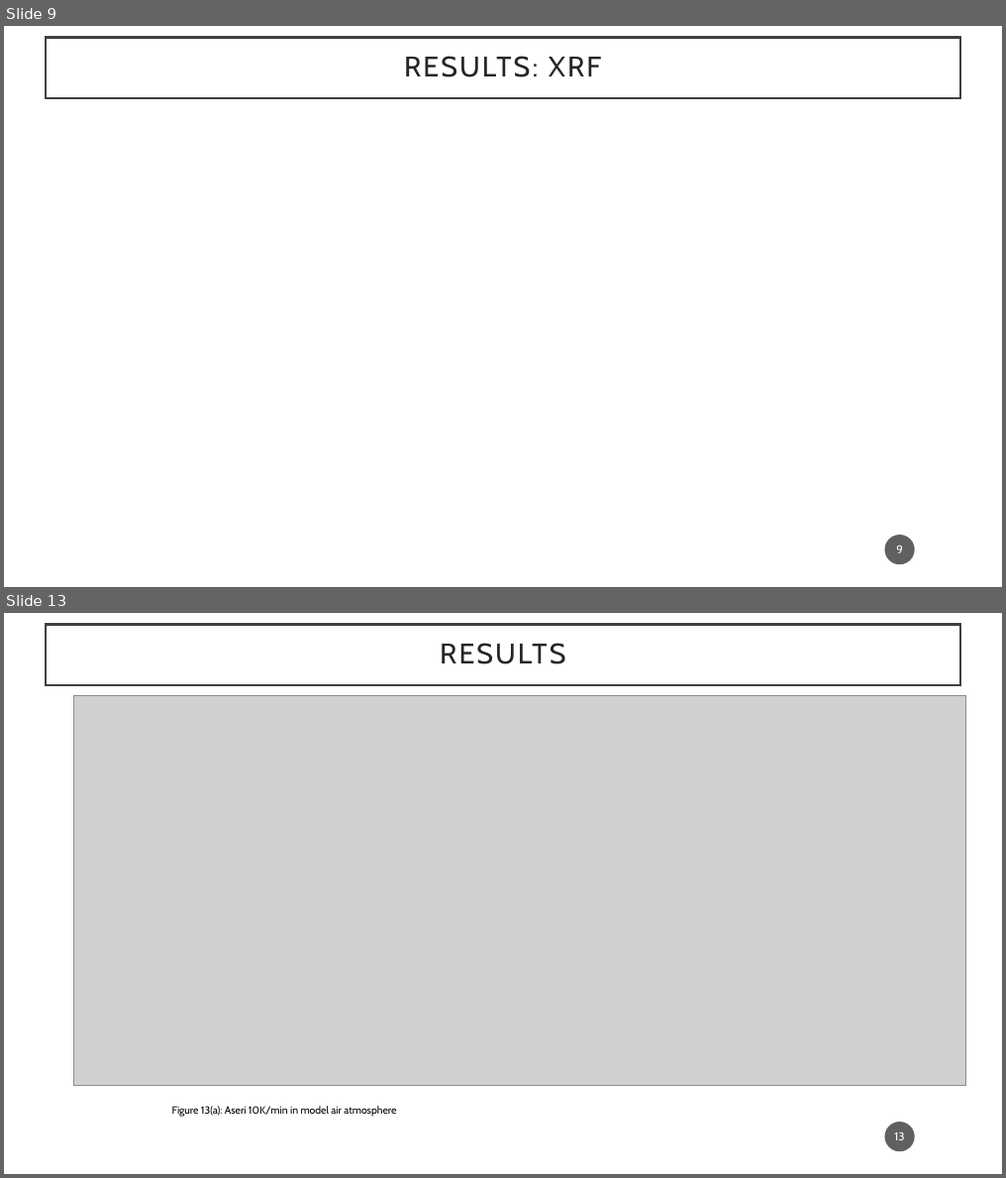
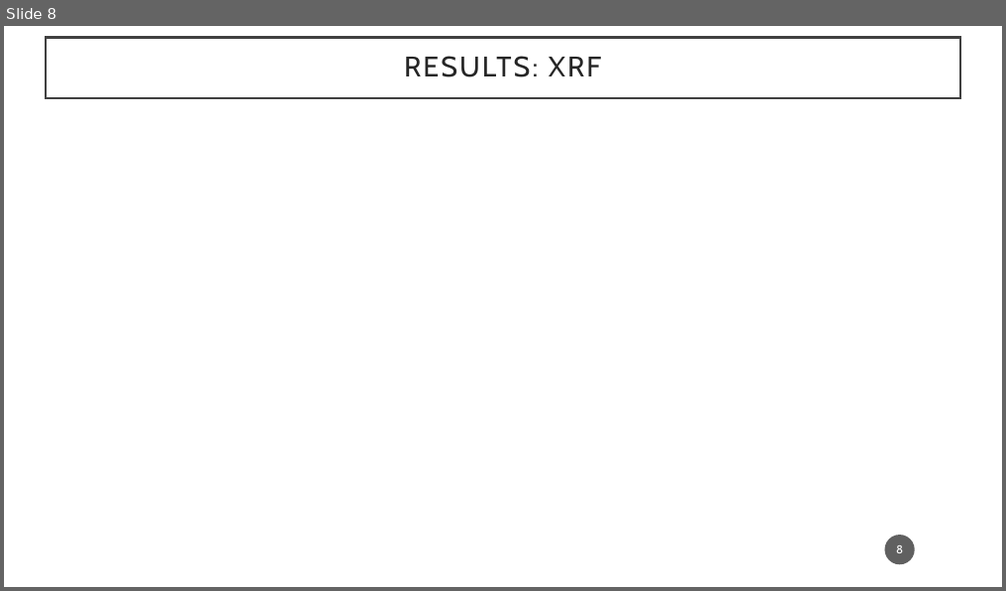
Before and after one commit to Ju-arch720/XRD_xls_raw_converter, a slide deck: Advanced_Characterization/Presentation_Adv_char.pptx. Shown one above the other, each under a label of ours: slides 9 and 13 before the commit, slide 8 after it; the slides between them are not shown. The pictures are 1006x1178 and 1006x591 pixels, drawn with LibreOffice and Linux fonts; fonts in the diff are those of the drawing; grey boxes stand for pictures; background and template pictures are left out. Boxes give left, top, right and bottom in pixels: in the first picture for what was removed or moved away, otherwise in the second. Text is boxed around its words. In the diff, an @@ line names an element or a change of style, - is before the commit and + after.

```diff
--- a/Advanced_Characterization/Presentation_Adv_char.pptx
+++ b/Advanced_Characterization/Presentation_Adv_char.pptx
@@ slide 13 removed at (4,613,1002,1174), background #FFFFFF @@
@@ rectangle removed at (46,624,960,685) @@
-RESULTS
@@ picture removed at (73,695,966,1086) @@
@@ text removed at (172,1106,396,1117) @@
-Figure 13(a): Aseri 10K/min in model air atmosphere
@@ page number removed at (885,1122,915,1152) @@
-13
@@ what was slide 9 is now slide 8 @@
@@ page number at (896,546,903,554): text changed @@
-9
+8
```
Also in this commit, not shown: 4 slides changed, 5 slides added, 18 other slides removed, 1 other file.
